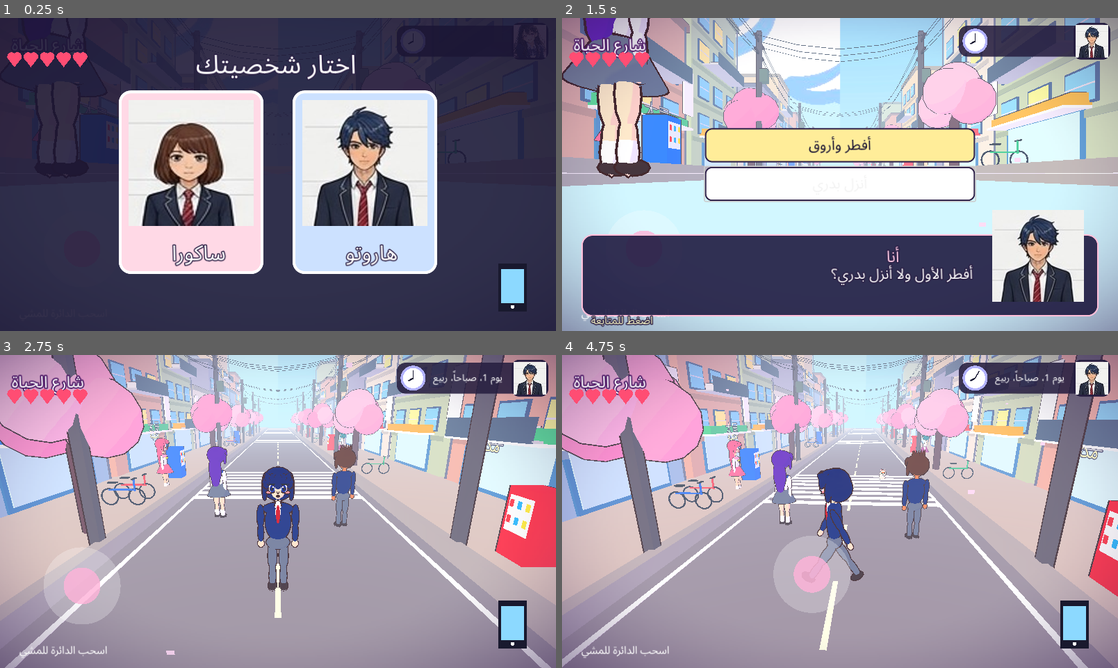
Above: before the commit, frames 1-4 (two rows, left to right).
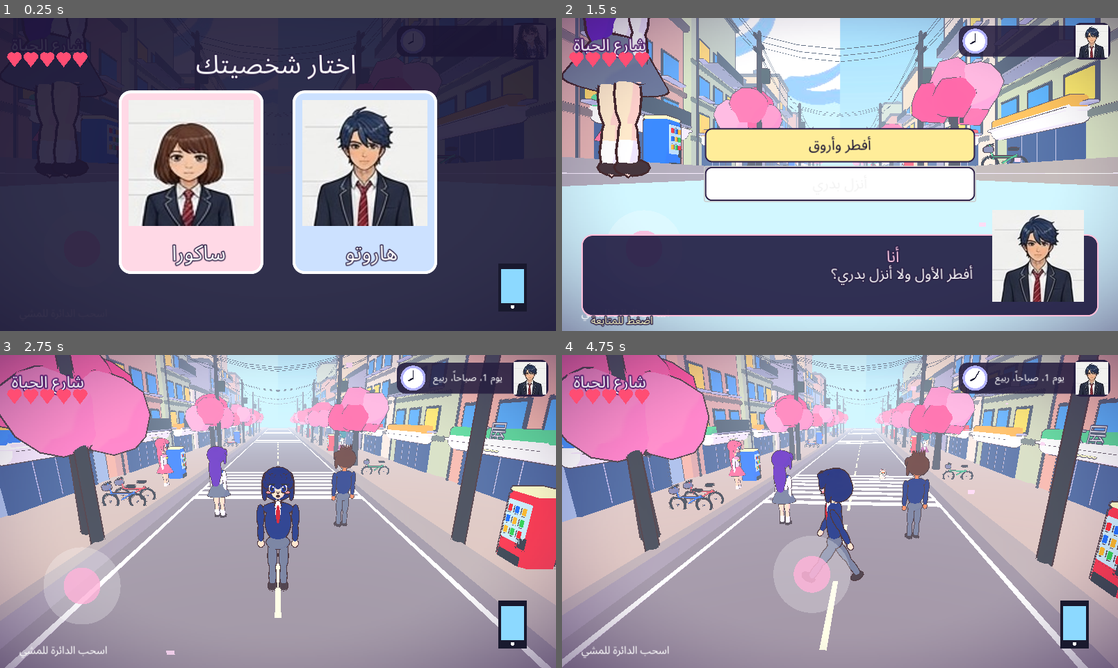
Above: after the commit, the same moments.

Repository: otakucoderstudio/anime-life-game
Game: Godot game, scene res://main.tscn
The game is run twice, just before and just after one commit, with the same random seed, the same clock (stepped at 60 frames per second) and the same inputs.
Inputs (mouse positions are in pixels of both pictures, inside the frame that each line leads up to):
- Up to frame 1 (0.25 s): no input
- Up to frame 2 (1.5 s): tap Enter at 0.5 s; move the mouse to (962, 158) at 0.52 s; hold Right (ui_right) 0.53-1.25 s; click (962, 158) at 0.67 s; drag from (728, 190) to (812, 237) at 1.27 s
- Up to frame 3 (2.75 s): click "أفطر وأروق" at 2 s
- Up to frame 4 (4.75 s): move the mouse to (895, 442) at 2.77 s; hold Right (ui_right) 2.78-3.5 s; drag from (812, 574) to (673, 464) at 3.52 s; move the mouse to (1006, 558) at 4.27 s; hold Left (ui_left) from 4.28 s (still down)

The runs differ from the first frame. In frame 1, less than 0.1% of the frame differs, in the area x 19-20%, y 38-40%; in frame 2, 14%; in frame 3, 25%; in frame 4, 26%, in the area x 0-100%, y 0-78%.

Commit message:
Source for v3d-0.10 (Blender buildings, trees, props)

Diff:
--- a/godot-3d/main.gd
+++ b/godot-3d/main.gd
@@ -101,64 +101,49 @@
 	for i in range(1,5):
 		var t=i/4.0; var p=a.lerp(b,t); p.y-=sag*sin(t*PI)
 		line(prev,p,0.015,Color(0.12,0.12,0.15)); prev=p
+
+var pshader:Shader
+var pmats:={}
+var pmeshes:={}
+func pmat(tint:Color,acc:Color)->Material:
+	var key:=str([tint,acc])
+	if pmats.has(key): return pmats[key]
+	if pshader==null: pshader=load("res://prop.gdshader")
+	var m:=ShaderMaterial.new(); m.shader=pshader
+	m.set_shader_parameter("tint",Vector3(tint.r,tint.g,tint.b)); m.set_shader_parameter("accent",Vector3(acc.r,acc.g,acc.b))
+	var o:=ShaderMaterial.new(); o.shader=outl; o.set_shader_parameter("thickness",0.035); m.next_pass=o
+	pmats[key]=m; return m
+func pglb(name:String,pos:Vector3,ry:float,tint:=Color(1,1,1),acc:=Color(1,1,1)):
+	if not pmeshes.has(name):
+		var inst:Node=(load("res://props/"+name+".glb") as PackedScene).instantiate()
+		var f:={}; _collect(inst,f); pmeshes[name]=(f.values()[0] as MeshInstance3D).mesh; inst.free()
+	var xf:=Transform3D(Basis(Vector3.UP,deg_to_rad(ry)),pos); var mt:=pmat(tint,acc)
+	if batching:
+		if not batches.has(mt): batches[mt]=SurfaceTool.new()
+		batches[mt].append_from(pmeshes[name],0,xf)
+	else:
+		var n:=MeshInstance3D.new(); n.mesh=pmeshes[name]; n.material_override=mt; n.transform=xf; add_child(n)
 func pole(p:Vector3):
-	box(self,Vector3(0.28,9.0,0.28),Color(0.45,0.42,0.42),p+Vector3(0,4.5,0),true)
-	box(self,Vector3(0.12,0.12,2.2),Color(0.35,0.3,0.3),p+Vector3(0,8.4,0),false)
-	box(self,Vector3(0.12,0.12,2.0),Color(0.35,0.3,0.3),p+Vector3(0,7.6,0),false)
-	box(self,Vector3(0.5,0.8,0.5),Color(0.5,0.55,0.5),p+Vector3(0.3,6.2,0),true)
+	pglb("pole",p,0.0)
+
 func bike(p:Vector3,ry:float,c:Color):
-	var n:=Node3D.new(); n.position=p; n.rotation_degrees.y=ry; add_child(n)
-	for z in [-0.55,0.55]:
-		var t:=TorusMesh.new(); t.inner_radius=0.3; t.outer_radius=0.36
-		mesh_xf(n,t,Color(0.15,0.15,0.2),Transform3D(Basis(Vector3(0,0,1),PI/2),Vector3(0,0.36,z)),false)
-	box(n,Vector3(0.06,0.06,1.1),c,Vector3(0,0.65,0),false)
-	box(n,Vector3(0.06,0.5,0.06),c,Vector3(0,0.85,0.5),false)
-	box(n,Vector3(0.4,0.05,0.06),Color(0.2,0.2,0.2),Vector3(0,1.1,0.52),false)
-	box(n,Vector3(0.2,0.05,0.35),Color(0.2,0.2,0.2),Vector3(0,0.95,-0.35),false)
+	pglb("bike",p-Vector3(0,0.2,0),ry,Color(1,1,1),c)
+
 func vending(p:Vector3,ry:float,c:Color):
-	var n:=Node3D.new(); n.position=p; n.rotation_degrees.y=ry; add_child(n)
-	box(n,Vector3(0.9,1.8,0.8),c,Vector3(0,0.9,0),true)
-	box(n,Vector3(0.7,0.9,0.05),Color(0.95,0.98,1),Vector3(0,1.15,0.4),false)
-	for i in range(6): box(n,Vector3(0.1,0.18,0.03),[Color(1,0.3,0.3),Color(0.3,0.7,1),Color(1,0.85,0.3)][i%3],Vector3(-0.25+(i%3)*0.25,1.4-(i/3)*0.4,0.43),false)
+	pglb("vending",p-Vector3(0,0.2,0),ry,Color(1,1,1),c)
+
 func shop(side:int,z:float,kind:int):
 	var fx=side*(13.5-3.55)
-	var glass:=Color(0.85,0.95,1.0)
-	box(self,Vector3(0.2,2.6,5.6),Color(0.35,0.55,0.7),Vector3(fx+side*0.05,1.5,z),false)
-	box(self,Vector3(0.12,2.2,5.2),glass,Vector3(fx-side*0.03,1.5,z),false)
-	var cols=[Color(0.95,0.3,0.3),Color(0.25,0.55,0.95),Color(0.35,0.75,0.5),Color(0.95,0.7,0.2)]
-	var sc:Color=cols[kind%4]
-	box(self,Vector3(0.9,0.5,6.2),sc,Vector3(fx-side*0.35,3.0,z),true)
-	box(self,Vector3(1.2,0.12,6.2),Color(1,1,1),Vector3(fx-side*0.5,2.7,z),false)
-	var jps=["コンビニ 24","ラーメン","本屋","カフェ"]; var ars=["كونبيني ٢٤ ساعة","مطعم رامن","مكتبة","كافيه"]
 	var ry=90.0 if side<0 else -90.0
 	if kind%2==0:
-		tag(jps[kind%4],Vector3(fx-side*0.85,3.05,z),ry,0.011,Color(1,1,1),jp)
-		tag(ars[kind%4],Vector3(fx-side*0.85,2.5,z),ry,0.008,Color(1,0.95,0.7),ar)
-	# hanging side sign (perpendicular), like the reference
-	box(self,Vector3(0.1,2.6,1.0),Color(1,1,1),Vector3(fx-side*1.0,4.8,z-2.7),true)
+		tag(["コンビニ 24","ラーメン","本屋","カフェ"][kind%4],Vector3(fx-side*0.85,3.05,z),ry,0.011,Color(1,1,1),jp)
+		tag(["كونبيني ٢٤ ساعة","مطعم رامن","مكتبة","كافيه"][kind%4],Vector3(fx-side*0.85,2.5,z),ry,0.008,Color(1,0.95,0.7),ar)
 
 func building(side:int,z:float,h:float,c:Color,i:int):
-	var w=7.0; var cx=side*13.5
-	box(self,Vector3(w,h,8.6),c,Vector3(cx,h/2,z))
-	box(self,Vector3(w+0.5,0.45,9.0),c.darkened(0.25),Vector3(cx,h+0.22,z))
-	var fx=cx-side*(w/2+0.06)
-	var ry=90.0 if side<0 else -90.0
-	for f in range(1,int((h-3.2)/2.6)+1):
-		var y=3.6+(f-1)*2.6
-		box(self,Vector3(0.08,0.3,8.6),c.darkened(0.12),Vector3(fx,y-1.15,z),false)
-		for k in range(3):
-			var wz=z+(k-1)*2.6
-			var lit=(f+k+i)%4==0
-			box(self,Vector3(0.1,1.5,1.7),Color(0.3,0.38,0.5),Vector3(fx,y,wz),false)
-			box(self,Vector3(0.12,1.3,1.5),Color(1,0.93,0.62) if lit else Color(0.62,0.82,0.95),Vector3(fx-side*0.02,y,wz),false)
-			box(self,Vector3(0.14,0.06,1.5),Color(0.9,0.9,0.95),Vector3(fx-side*0.03,y,wz),false)
-		if (f+i)%2==0:
-			box(self,Vector3(1.2,0.1,5.6),Color(0.82,0.82,0.85),Vector3(fx-side*0.6,y-0.8,z),false)
-			box(self,Vector3(0.06,0.9,5.6),Color(0.35,0.4,0.45),Vector3(fx-side*1.18,y-0.4,z),false)
-			box(self,Vector3(0.7,0.55,0.7),Color(0.9,0.9,0.92),Vector3(fx-side*0.4,y-0.55,z+1.3),true)
-	box(self,Vector3(1.6,1.4,1.6),Color(0.7,0.74,0.78),Vector3(cx,h+1.1,z-1.5),true)
-	for k in range(3): box(self,Vector3(0.9,0.5,0.6),Color(0.8,0.82,0.85),Vector3(cx-side*1.5,h+0.7,z+k*1.7-1.7),false)
-	line(Vector3(fx-side*0.25,h,z-3.8),Vector3(fx-side*0.25,0.3,z-3.8),0.07,Color(0.5,0.5,0.55))
+	var cols=[Color(0.95,0.3,0.3),Color(0.25,0.55,0.95),Color(0.35,0.75,0.5),Color(0.95,0.7,0.2)]
+	var kind:=i+(1 if side>0 else 0)
+	var vi:int=clampi(int(round((h-7.0)/2.2)),0,4)
+	pglb("bld_"+str(vi),Vector3(side*13.5,0,z),0.0 if side<0 else 180.0,c,cols[kind%4])
 
 func build_street():
 	batching=true
@@ -204,13 +189,7 @@
 	var m:=mesh(self,sph(0.28),Color(1,0.9,0.6),p+Vector3(0,3.5,0),false)
 
 func sakura(p:Vector3,i:int):
-	var t:=Node3D.new(); t.position=p; add_child(t)
-	mesh(t,cap(0.22,3.2),Color(0.45,0.3,0.3),Vector3(0,1.6,0),true,0.03)
-	var pk=[Color(1,0.72,0.82),Color(1,0.8,0.88),Color(0.98,0.65,0.78)]
-	for k in range(4):
-		var a=k*1.57+i
-		mesh(t,sph(1.1),pk[(k+i)%3],Vector3(cos(a)*0.9,3.6+(k%2)*0.5,sin(a)*0.9),true,0.03)
-	mesh(t,sph(1.3),pk[i%3],Vector3(0,4.4,0),true,0.03)
+	pglb("sakura_"+str(i%3),p,float(i*47))
 
 func limb(parent:Node,pos:Vector3,len:float,r:float,c:Color)->Node3D:
 	var pivot:=Node3D.new(); pivot.position=pos; parent.add_child(pivot)
--- /dev/null
+++ b/godot-3d/prop.gdshader
@@ -0,0 +1,18 @@
+shader_type spatial;
+render_mode cull_back;
+uniform vec3 tint : source_color = vec3(1.0);
+uniform vec3 accent : source_color = vec3(1.0);
+uniform float bands = 3.0;
+uniform vec4 shade_color : source_color = vec4(0.52,0.42,0.74,1.0);
+void fragment(){
+	vec3 c = COLOR.rgb;
+	if(COLOR.a < 0.25) c *= tint;
+	else if(COLOR.a < 0.75) c *= accent;
+	ALBEDO = c;
+}
+void light(){
+	float d = clamp(dot(NORMAL, LIGHT) * 0.5 + 0.5, 0.0, 1.0);
+	float s = smoothstep(0.34, 0.40, d);
+	vec3 c = mix(ALBEDO * shade_color.rgb, ALBEDO, s);
+	DIFFUSE_LIGHT += c * LIGHT_COLOR / PI * ATTENUATION;
+}
Binary file added: godot-3d/props/bike.glb
Binary file added: godot-3d/props/bld_0.glb
Binary file added: godot-3d/props/bld_1.glb
Binary file added: godot-3d/props/bld_2.glb
Binary file added: godot-3d/props/bld_3.glb
Binary file added: godot-3d/props/bld_4.glb
Binary file added: godot-3d/props/pole.glb
Binary file added: godot-3d/props/sakura_0.glb
Binary file added: godot-3d/props/sakura_1.glb
Binary file added: godot-3d/props/sakura_2.glb
Binary file added: godot-3d/props/vending.glb
